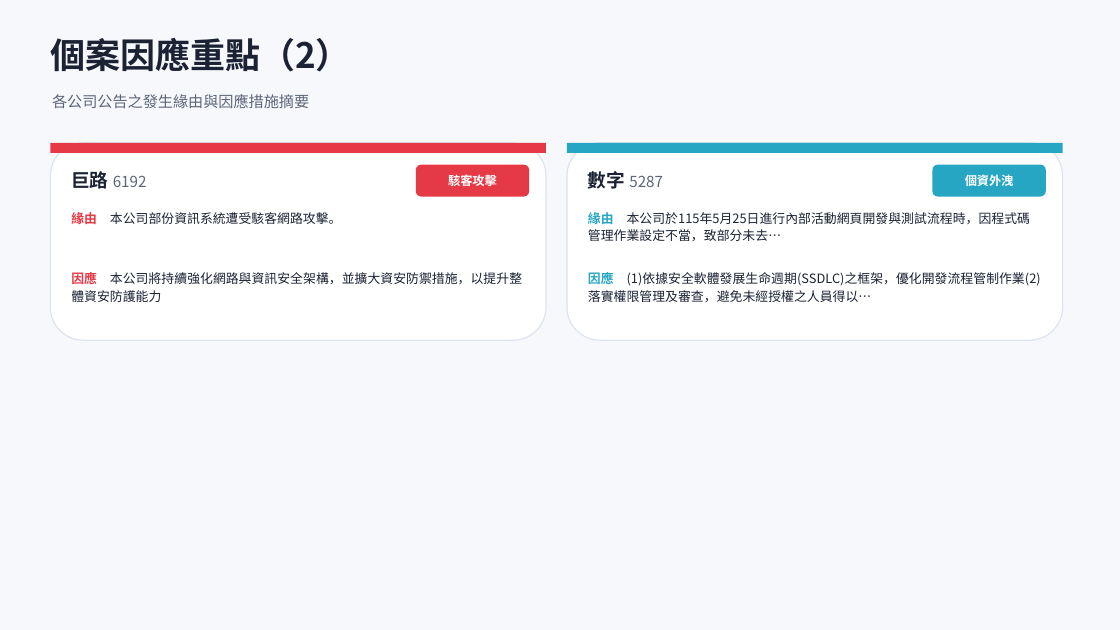
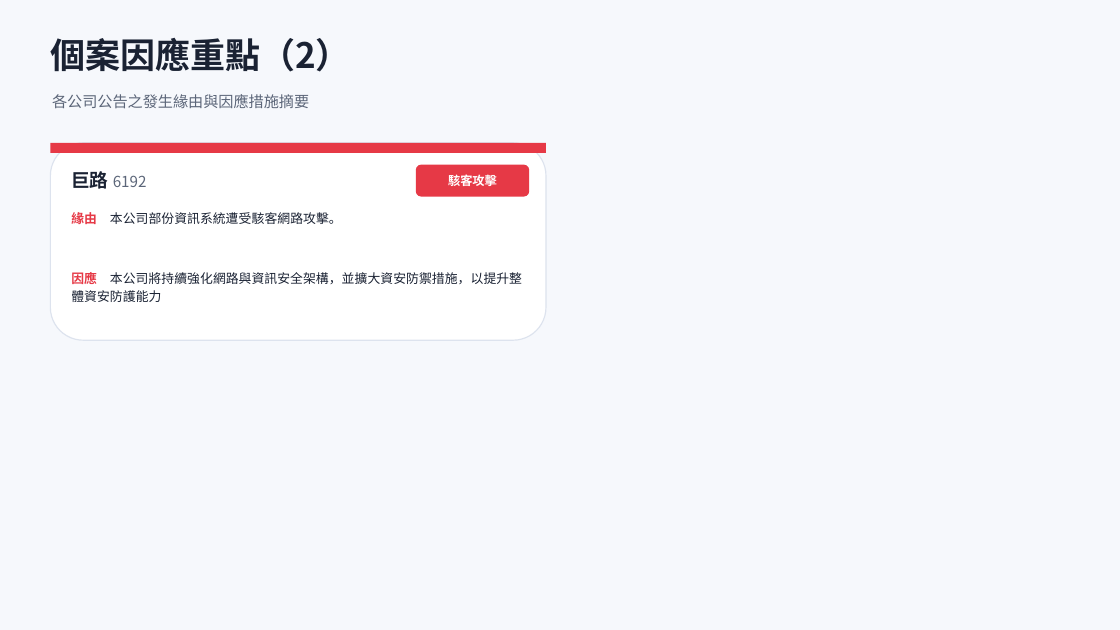
Before and after one commit to Johnnylin77/mops-isec-monitor, a slide deck: slide 7 of 資安事件因應分析.pptx. Drawn at 1120x630 pixels with LibreOffice and Linux fonts; fonts in the diff are those of the drawing. Boxes give left, top, right and bottom in pixels: in the first picture for what was removed or moved away, otherwise in the second. Text is boxed around its words. In the diff, an @@ line names an element or a change of style, - is before the commit and + after.

```diff
--- a/資安事件因應分析.pptx
+++ b/資安事件因應分析.pptx
@@ rounded rectangle removed at box(567, 143, 1063, 340) @@
@@ rectangle removed at box(567, 143, 1063, 153) @@
@@ text removed at box(588, 171, 663, 189) @@
-數字 5287
@@ rounded rectangle removed at box(933, 165, 1046, 197) @@
@@ text removed at box(965, 174, 1014, 186) @@
-個資外洩
@@ text removed at box(588, 212, 1030, 241) @@
-緣由 本公司於115年5月25日進行內部活動網頁開發與測試流程時，因程式碼管理作業設定不當，致部分未去…
@@ text removed at box(588, 270, 1041, 302) @@
-因應 (1)依據安全軟體發展生命週期(SSDLC)之框架，優化開發流程管制作業(2)落實權限管理及審查，避免未經授權之人員得以…
```
Also in this commit, not shown: 4 other slides changed, 2 other files.
